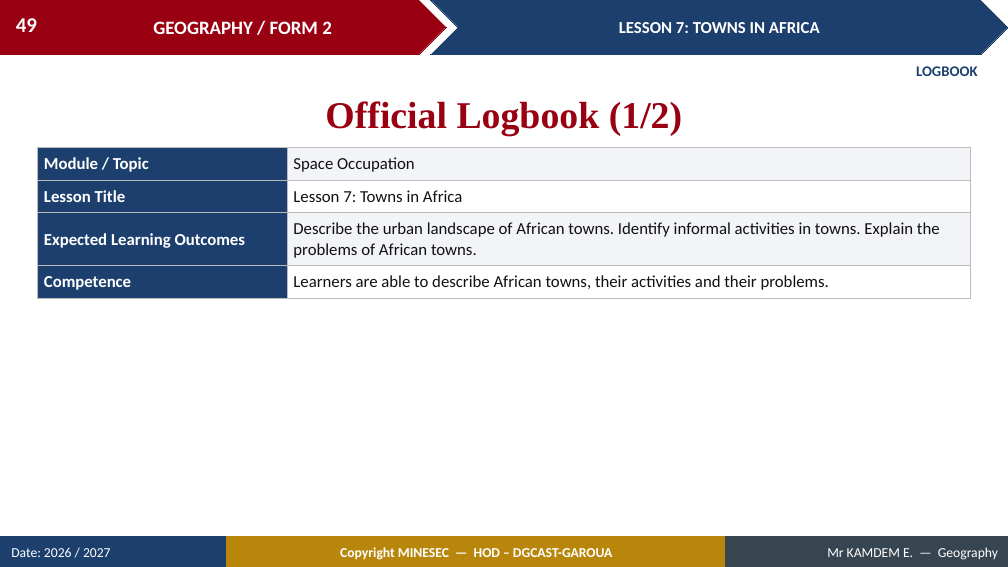
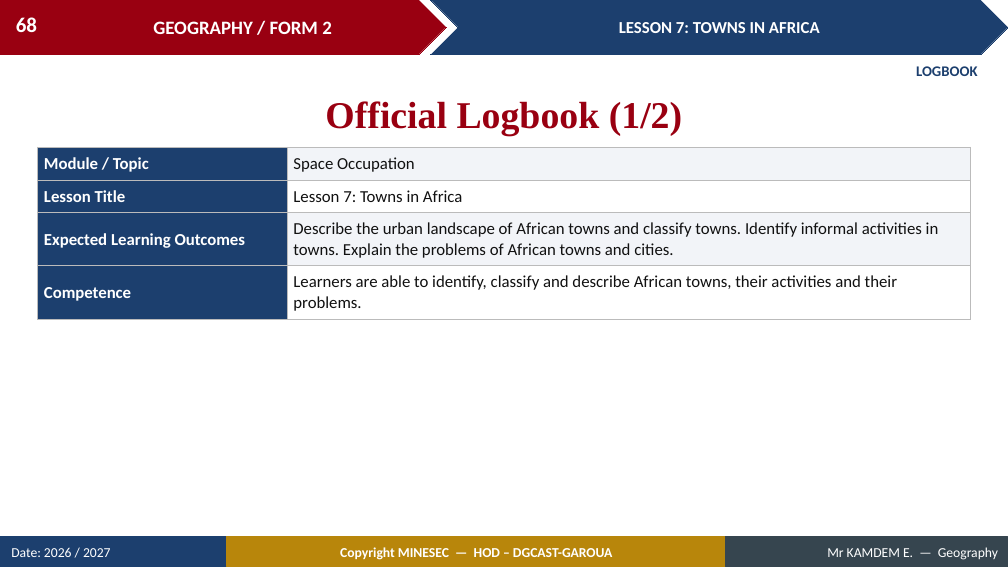
Before and after one commit to Berthautk/linea-github, a slide deck: slide 68 of lecons/F2/14_F2_M2_L07_Towns_in_Africa.pptx (slide 49 before the commit). Drawn at 1008x567 pixels with LibreOffice and Linux fonts; fonts in the diff are those of the drawing. Boxes give left, top, right and bottom in pixels: in the first picture for what was removed or moved away, otherwise in the second. Text is boxed around its words. In the diff, an @@ line names an element or a change of style, - is before the commit and + after.

```diff
--- a/lecons/F2/14_F2_M2_L07_Towns_in_Africa.pptx
+++ b/lecons/F2/14_F2_M2_L07_Towns_in_Africa.pptx
@@ page number at <box>16,17,37,32</box>: text changed @@
-49
+68
@@ table at <box>38,147,970,315</box> @@
-row 3, column 2: Describe the urban landscape of African towns. Identify informal activities in towns. Explain the problems of African towns.
+row 3, column 2: Describe the urban landscape of African towns and classify towns. Identify informal activities in towns. Explain the problems of African towns and cities.
-row 4, column 2: Learners are able to describe African towns, their activities and their problems.
+row 4, column 2: Learners are able to identify, classify and describe African towns, their activities and their problems.
```
Also in this commit, not shown: 26 other slides changed, 24 slides added, 4 slides removed, 21 other files.
